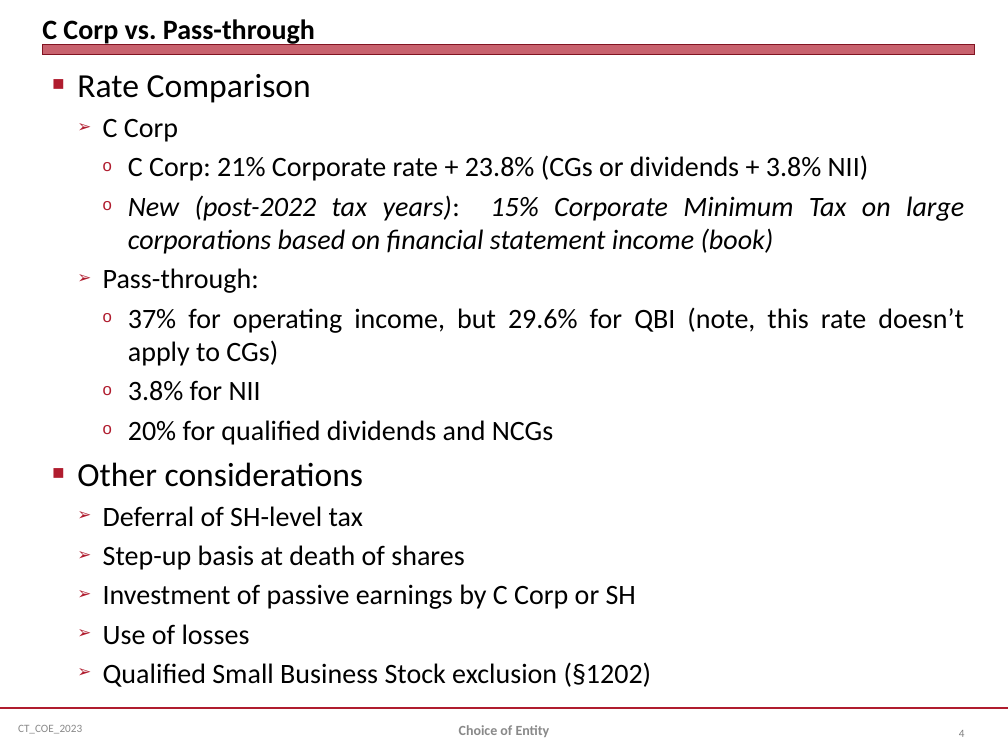
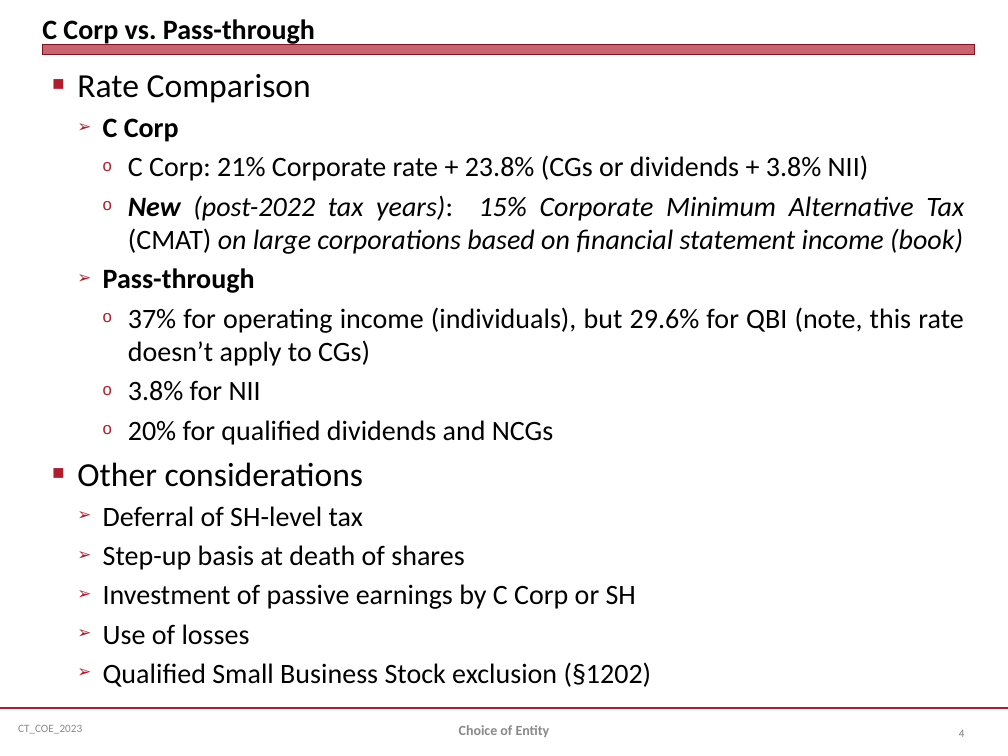
Before and after one commit to jmc877/Corporate-Tax, a slide deck: slide 4 of slides/CT_COE_2023S.pptx. Drawn at 1008x756 pixels with LibreOffice and Linux fonts; fonts in the diff are those of the drawing. Boxes give left, top, right and bottom in pixels: in the first picture for what was removed or moved away, otherwise in the second. Text is boxed around its words. In the diff, an @@ line names an element or a change of style, - is before the commit and + after.

```diff
--- a/slides/CT_COE_2023S.pptx
+++ b/slides/CT_COE_2023S.pptx
@@ text at <box>103,118,179,142</box>: bold on in "C Corp" @@
@@ text at <box>103,195,964,366</box>: text changed @@
-    o New (post-2022 tax years): 15% Corporate Minimum Tax on large corporations based on financial statement income (book)
-  ➢ Pass-through:
-    o 37% for operating income, but 29.6% for QBI (note, this rate doesn’t apply to CGs)
+    o New (post-2022 tax years): 15% Corporate Minimum Alternative Tax (CMAT) on large corporations based on financial statement income (book)
+  ➢ Pass-through
+    o 37% for operating income (individuals), but 29.6% for QBI (note, this rate doesn’t apply to CGs)
```
Also in this commit, not shown: 5 other slides changed, 3 other files.
